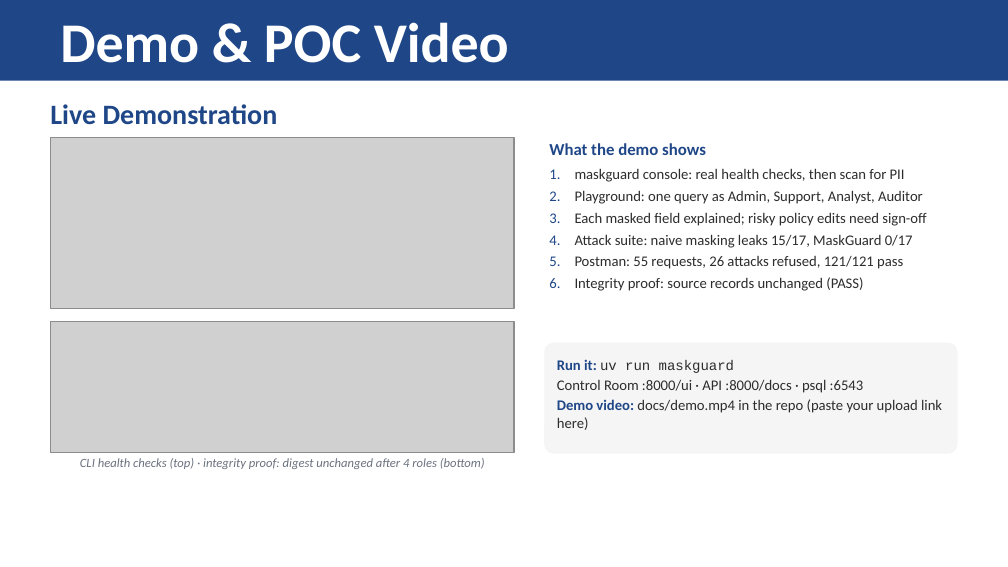
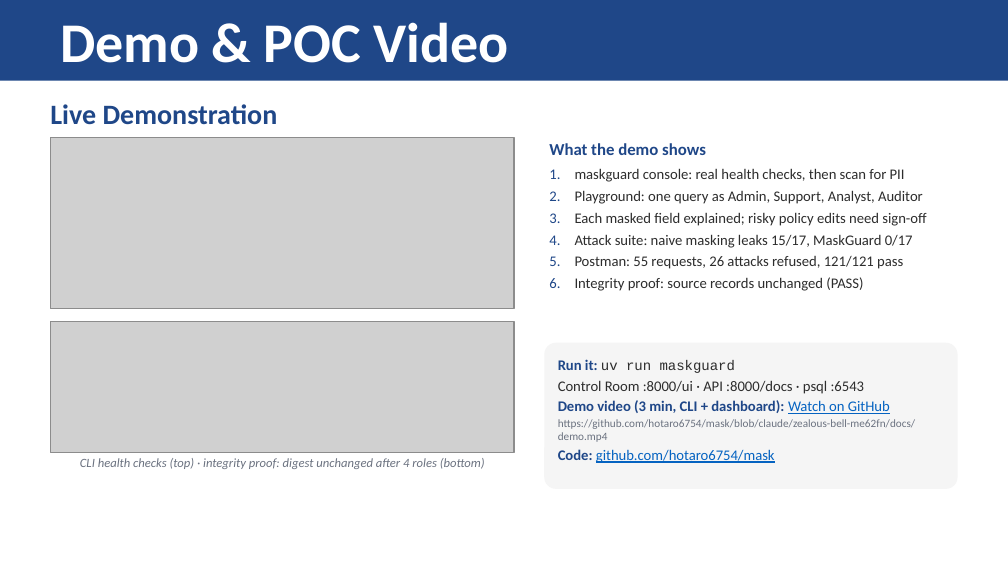
Before and after one commit to hotaro6754/mask, a slide deck: slide 7 of docs/MaskGuard_Round1_Submission.pptx. Drawn at 1008x567 pixels with LibreOffice and Linux fonts; fonts in the diff are those of the drawing; grey boxes stand for pictures. Boxes give left, top, right and bottom in pixels: in the first picture for what was removed or moved away, otherwise in the second. Text is boxed around its words. In the diff, an @@ line names an element or a change of style, - is before the commit and + after.

```diff
--- a/docs/MaskGuard_Round1_Submission.pptx
+++ b/docs/MaskGuard_Round1_Submission.pptx
@@ rounded rectangle "Run it: uv run maskguard" resized from (x1=544, y1=343, x2=958, y2=454) to (x1=544, y1=343, x2=958, y2=489) @@
@@ text in rounded rectangle at (x1=558, y1=400, x2=916, y2=463): text changed; size 10.5 to 8 pt; text colour #2D2D2D to #6B7280 @@
-Demo video: docs/demo.mp4 in the repo (paste your upload link here)
+Demo video (3 min, CLI + dashboard): Watch on GitHub
+https://github.com/hotaro6754/mask/blob/claude/zealous-bell-me62fn/docs/demo.mp4
+Code: github.com/hotaro6754/mask
```
Also in this commit, not shown: 1 other slide changed.
